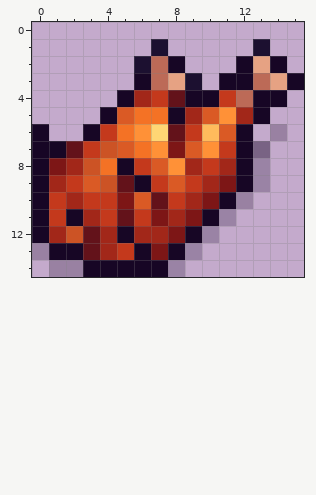
A pixel-art sprite gets an edit: source/core/assets/images/animals/chicken_meat.png. The picture above was drawn from the file before the commit.
The file is 16x15 pixels. Colours within 5 levels of each other are drawn and written as one.
Once edited:
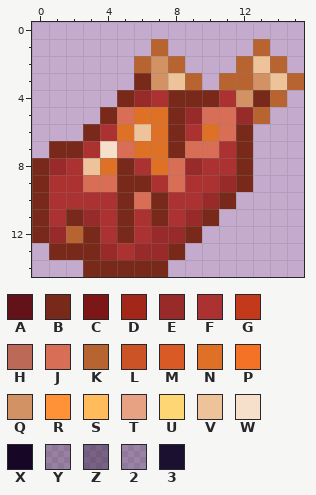
Palette (. is transparent): A #63121a  B #792919  C #7d1616  D #a22719  E #982a2a  F #ac3232  G #c4391c  H #bc6a57  J #d96e57  K #b86430  L #cc5325  M #da5a25  N #df7126  P #f47225  Q #d29264  R #ff9137  S #ffbb5c  T #e6a283  U #ffd674  V #eec39a  W #f6e0cb  X #170625  Y #18082440  Z #19092970  2 #1c103040  3 #1c1030
What changed:
Changed rows in their new state; - is an unchanged pixel.
first column x 0:
 1 -------K-----K--
 2 ------KQK---KVK-
 3 ------BQVK-KKQVK
 4 -----BEFBBBFQBK-
 5 ----BJNNBEJJEK--
 6 .--BFNVNBFNJB-.-
 7 .BBFWJNNBJJFB.--
 8 BEFVNBFNJEFFB.--
 9 BFFJJBBFJFFEB.--
10 BFFFFBJBFFEB.---
11 BFBEFBFBFEB.----
12 BEKBFBFEEB.-----
13 .BBBEFEEB.------
14 -..BBBBB.-------
Where, in picture pixels (left, top, right, bottom), the same in both pictures:
changed: (32, 39, 304, 277)
